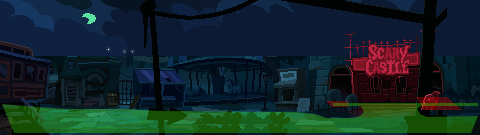
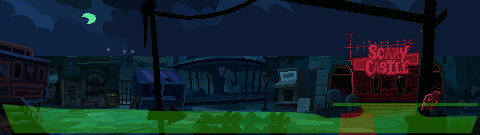
Revision of a layered (480, 135) image; what changed, layer by layer:
removed layer "LeftTunnel" (was 30%) from group "Triggers" over [326, 101, 349, 107]
renamed "RightTunnel" to "Intro", painted on it over [338, 97, 462, 135]
